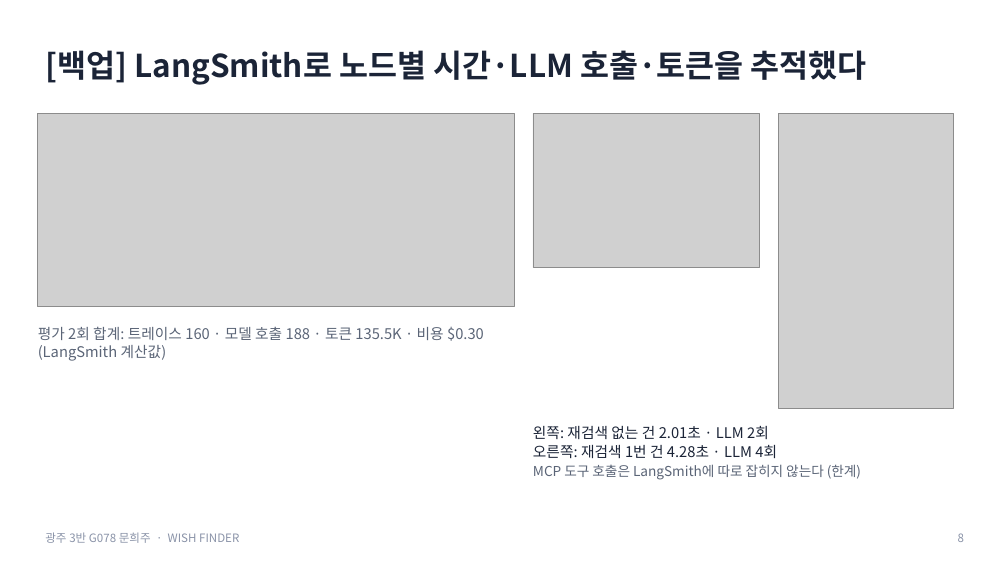
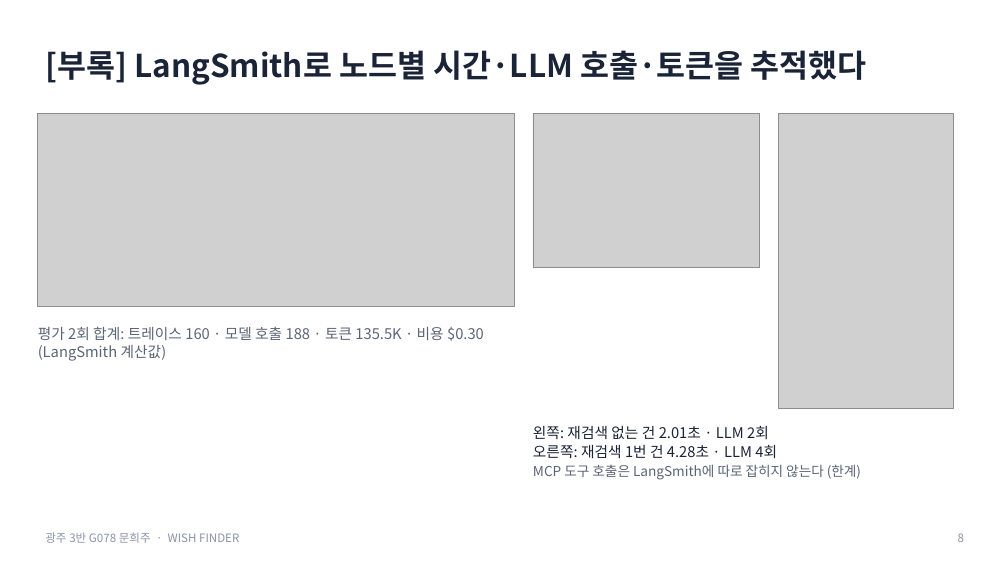
Before and after one commit to creepygrape/skala-AICapstone-mini-2, a slide deck: slide 8 of docs/exec/G078_문희주_발표.pptx. Drawn at 1008x567 pixels with LibreOffice and Linux fonts; fonts in the diff are those of the drawing; grey boxes stand for pictures. Boxes give left, top, right and bottom in pixels: in the first picture for what was removed or moved away, otherwise in the second. Text is boxed around its words. In the diff, an @@ line names an element or a change of style, - is before the commit and + after.

```diff
--- a/docs/exec/G078_문희주_발표.pptx
+++ b/docs/exec/G078_문희주_발표.pptx
@@ text at bbox=[45, 50, 867, 85]: text changed @@
-[백업] LangSmith로 노드별 시간·LLM 호출·토큰을 추적했다
+[부록] LangSmith로 노드별 시간·LLM 호출·토큰을 추적했다
```
Also in this commit, not shown: 4 other slides changed, 3 other files.
